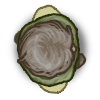
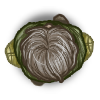
Two versions of the same layered image (w=100, h=100). Layer-by-layer changes:
added layer "Layer 12" in group "Group 1" over [19, 26, 78, 82]
painted on "Layer 4" over [18, 21, 78, 82]
painted on "Layer 9" over [44, 24, 76, 57]
added layer "Layer 13" in group "Group 1" over [14, 19, 86, 83]
painted on "Layer 5" over [15, 15, 86, 86]
added layer "Layer 14" in group "Group 1" over [4, 29, 94, 73]
painted on "Layer 6" over [5, 5, 94, 94]
painted on "Layer 11" over [13, 28, 48, 87]
painted on "Layer 7" over [52, 13, 87, 71]
painted on "Layer 10" over [4, 4, 94, 94]
